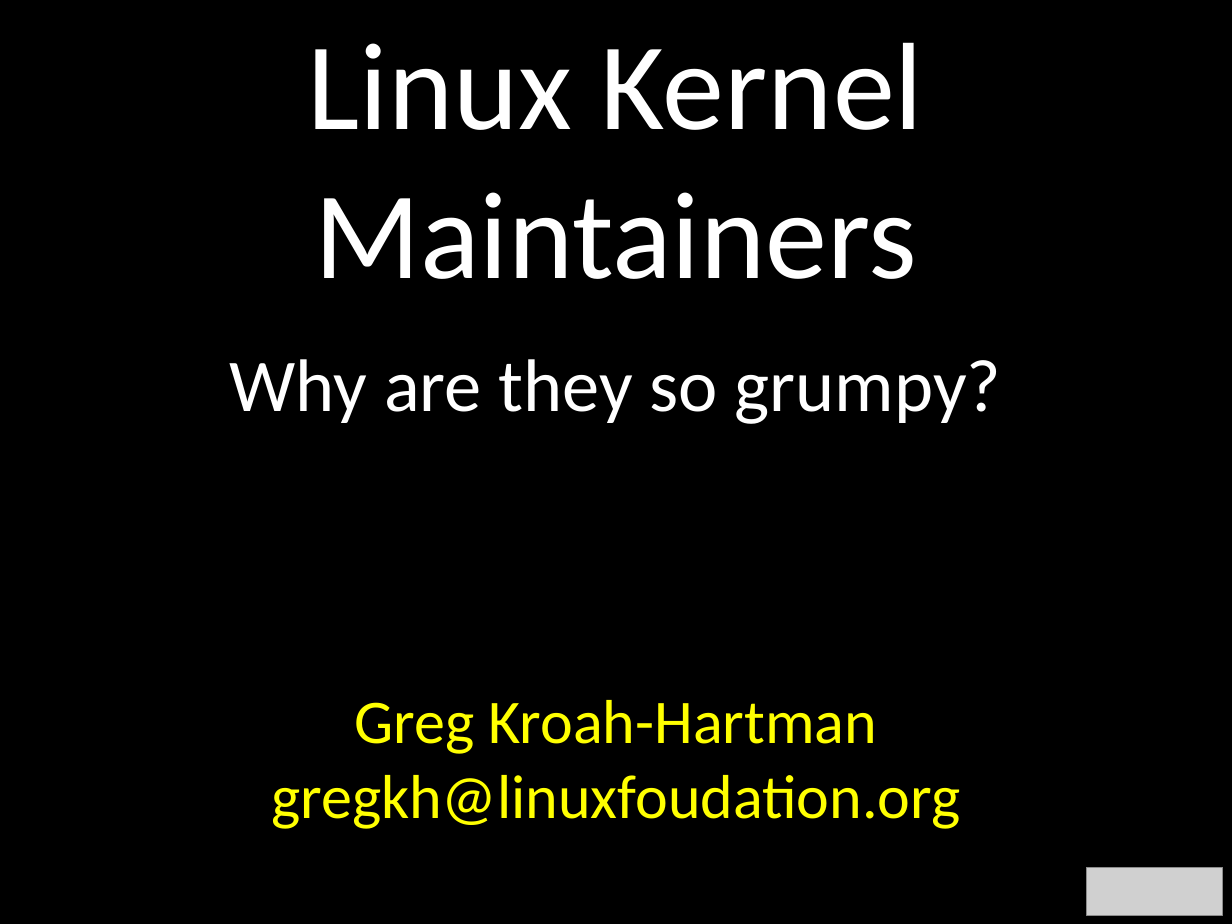
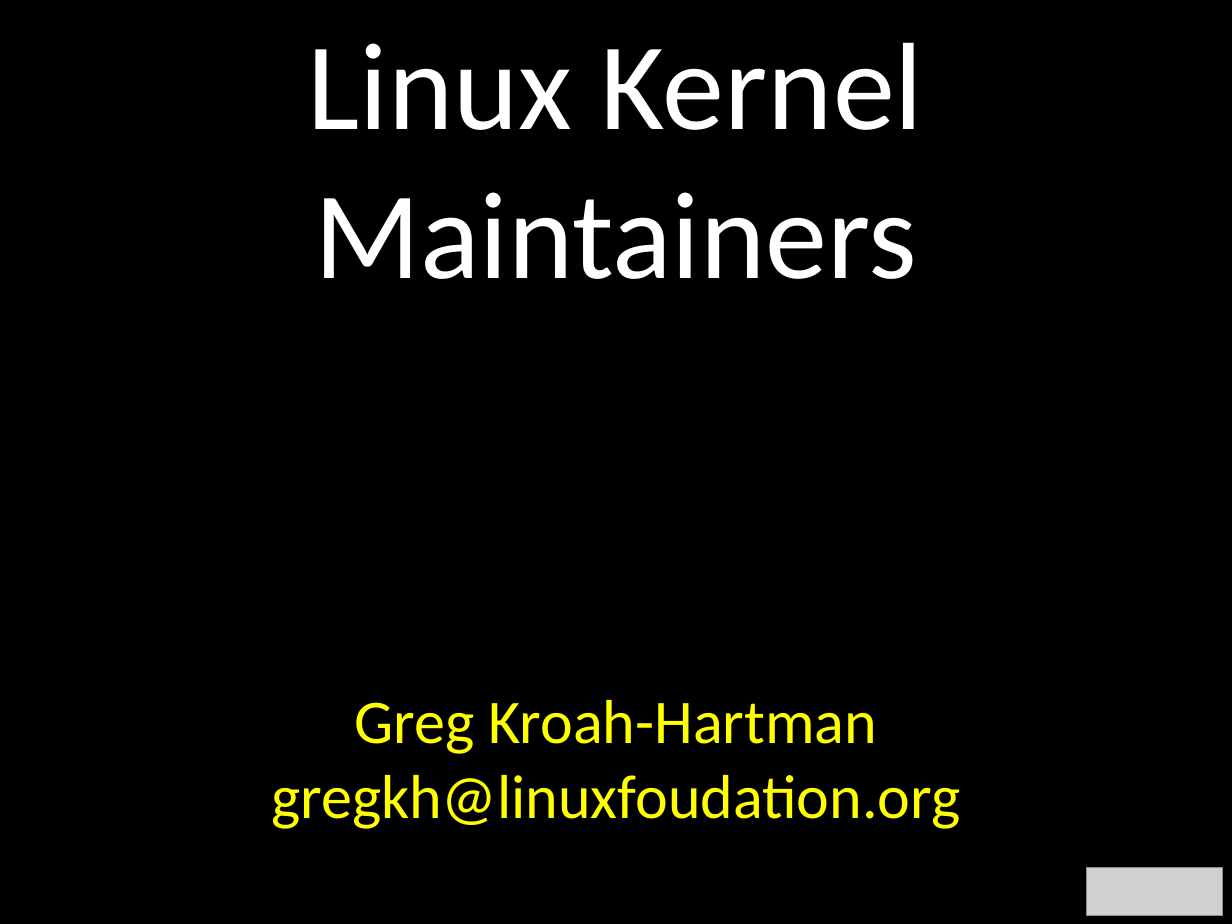
Before and after one commit to gregkh/presentation-linux-maintainer, a slide deck: slide 1 of maintainer.odp. Drawn at 1232x924 pixels with LibreOffice and Linux fonts; fonts in the diff are those of the drawing; grey boxes stand for pictures. Boxes give left, top, right and bottom in pixels: in the first picture for what was removed or moved away, otherwise in the second. Text is boxed around its words. In the diff, an @@ line names an element or a change of style, - is before the commit and + after.

```diff
--- a/maintainer.odp
+++ b/maintainer.odp
@@ text at [230, 359, 1001, 424]: paragraph removed @@
-Why are they so grumpy?
```
Also in this commit, not shown: 2 other slides changed, 1 slide added, 2 other files.
